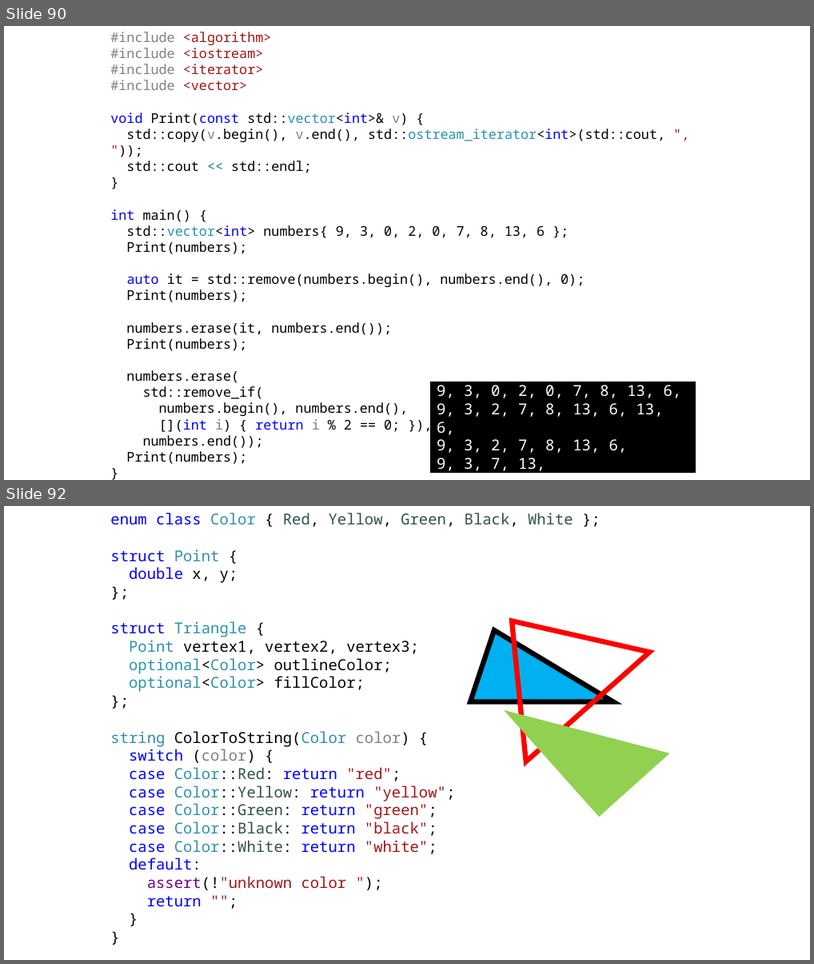
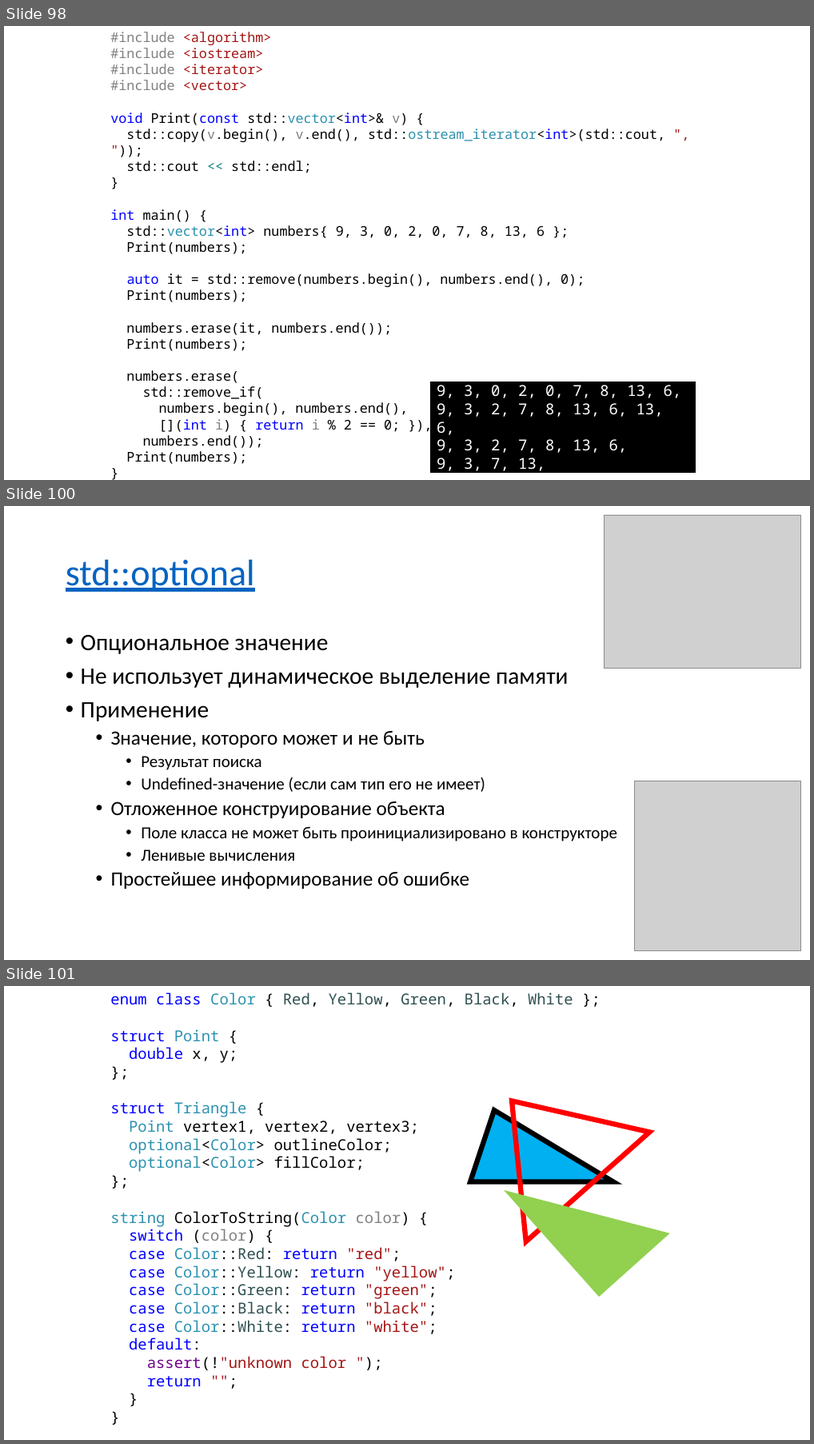
Before and after one commit to alexey-malov/oop, a slide deck: lectures/01/Стандартная библиотека.pptx. Shown one above the other, each under a label of ours: slides 90 and 92 before the commit, slides 98, 100 and 101 after it; the slides between them are not shown. The pictures are 814x964 and 814x1444 pixels, drawn with LibreOffice and Linux fonts; fonts in the diff are those of the drawing; grey boxes stand for pictures. Boxes give left, top, right and bottom in pixels: in the first picture for what was removed or moved away, otherwise in the second. Text is boxed around its words. In the diff, an @@ line names an element or a change of style, - is before the commit and + after.

```diff
--- a/lectures/01/Стандартная библиотека.pptx
+++ b/lectures/01/Стандартная библиотека.pptx
@@ slide 100 added at [4,506,810,960], background #FFFFFF @@
@@ picture added at [605,515,802,668] @@
@@ title added at [66,560,255,592], 44 pt, text #0563C1, underline @@
+std::optional
@@ text added at [81,635,618,888], 20 pt, text #000000 @@
+• Опциональное значение
+• Не использует динамическое выделение памяти
+• Применение
+  • Значение, которого может и не быть
+    • Результат поиска
+    • Undefined-значение (если сам тип его не имеет)
+  • Отложенное конструирование объекта
+    • Поле класса не может быть проинициализировано в конструкторе
+    • Ленивые вычисления
+  • Простейшее информирование об ошибке
@@ picture added at [635,780,802,951] @@
@@ what was slide 90 is now slide 98 @@
@@ what was slide 92 is now slide 101 @@
```
Also in this commit, not shown: 9 slides changed, 10 other slides added, 2 slides removed.
